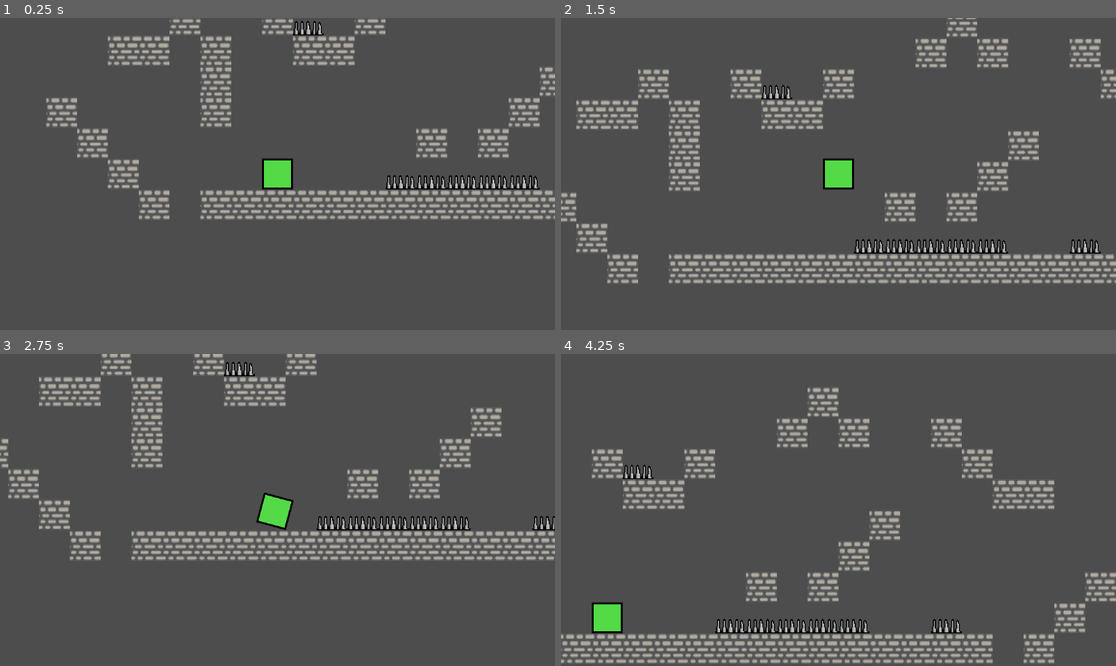
Above: before the commit, frames 1-4 (two rows, left to right).
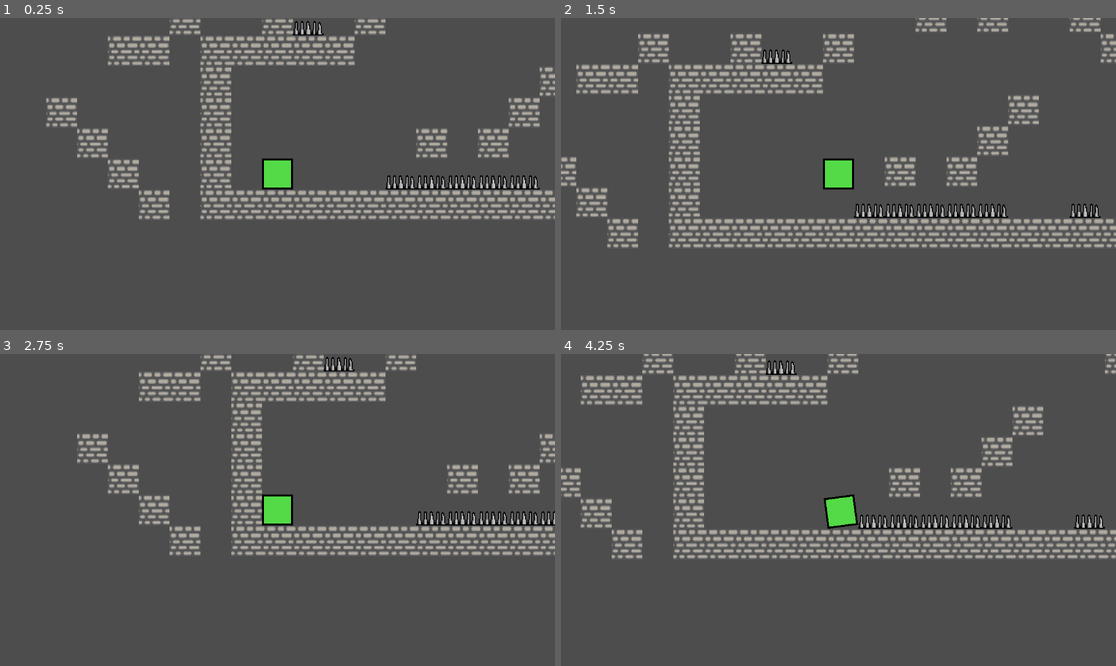
Above: after the commit, the same moments.

Repository: TamasKiss2003/Block-Aid
Game: Godot game, scene res://scenes/game.tscn
The game is run twice, just before and just after one commit, with the same random seed, the same clock (stepped at 60 frames per second) and the same inputs.
Inputs:
- Up to frame 1 (0.25 s): no input
- Up to frame 2 (1.5 s): tap Enter at 0.5 s; hold Right (ui_right) from 0.53 s (still down); tap Up (ui_up) at 0.6, 0.77, 1.07, 1.35 s
- Up to frame 3 (2.75 s): tap Up (ui_up) at 1.52, 1.82, 2.1 s; release Right (ui_right) at 2.03 s; hold Left (ui_left) from 2.03 s (still down)
- Up to frame 4 (4.25 s): release Left (ui_left) at 2.78 s; hold Right (ui_right) from 2.78 s (still down); tap Up (ui_up) at 2.85, 3.02, 3.32, 3.6, 3.77, 4.07 s

The runs differ from the first frame. In frame 1, 1.1% of the frame differs, in the area x 36-53%, y 5-55%; in frame 2, 21%; in frame 3, 16%; in frame 4, 21%, in the area x 0-100%, y 0-100%.

Commit message:
Add ceiling crawl without around the corner movement

Diff:
--- a/scenes/game.tscn
+++ b/scenes/game.tscn
@@ -33,14 +33,11 @@
 [node name="Player" parent="." unique_id=1356026791 instance=ExtResource("1_s6dok")]
 position = Vector2(-176, 16)
 has_jump = true
-has_dash = true
-has_double_jump = true
 has_double_dash = true
-has_wallclimb = true
 
 [node name="Walls" type="TileMapLayer" parent="." unique_id=1365014839]
 use_parent_material = true
-tile_map_data = PackedByteArray("AAD7/wEAAQAAAAAAAAD8/wEAAQA …(639 unchanged characters)… AAAAAAAAD4//3/AQAAAAAAAAD4//7/AQAAAAAAAAA=")
+tile_map_data = PackedByteArray("AAD7/wEAAQAAAAAAAAD8/wEAAQA …(639 unchanged characters)… AAAAAAAAD4//3/AQAAAAAAAAD4//7/AQAAAAAAAAD4////AQAAAAAAAAD4/wAAAQAAAAAAAAD5//z/AQAAAAAAAAD6//z/AQAAAAAAAAA=")
 tile_set = SubResource("TileSet_5fb3c")
 
 [node name="Camera2D" type="Camera2D" parent="." unique_id=506408532]
--- a/scripts/player.gd
+++ b/scripts/player.gd
@@ -18,10 +18,11 @@
 # Default abilities
 @export var has_jump := false
 @export var has_dash := false
+# Acquired abilities
+@export var has_wallclimb := false
+@export var has_ceiling_crawl := false
 @export var has_double_jump := false
 @export var has_double_dash := false
-# Acquired abilities
-@export var has_wallclimb := false
 
 var _max_dash_count: int:
 	get:
@@ -32,6 +33,7 @@
 var _dash_target_x := 0.0
 var _dash_count := 0
 var _is_wall_stuck := false
+var _is_ceiling_stuck := false
 var _wall_stick_dir := 0
 var _wall_stick_aligning := false
 var _wall_tween: Tween = null
@@ -45,8 +47,8 @@
 	if _is_dashing:
 		_handle_dash()
 		return
-	if _is_wall_stuck:
-		_handle_wall_stick()
+	if _is_wall_stuck or _is_ceiling_stuck:
+		_handle_stick()
 		return
 
 	_handle_gravity(delta)
@@ -103,50 +105,82 @@
 	if not _is_wall_stuck:
 		return
 	if not test_move(global_transform, Vector2(_wall_stick_dir * 1.0, 0.0)):
-		_release_wall_stick()
+		_release_stick()
 		return
 	if not has_wallclimb:
 		_slide_down_wall()
 
-
-func _release_wall_stick() -> void:
-	_is_wall_stuck = false
+# Wall climb handling
+
+
+func _handle_stick() -> void:
+	velocity = Vector2.ZERO
+
+	if _is_rolling:
+		return
+
+	if test_move(global_transform, Vector2.DOWN * BLOCK_SIZE / 2):
+		_release_stick()
+		return
+
+	var horiz_dir := int(Input.is_action_just_pressed("ui_right")) - int(Input.is_action_just_pressed("ui_left"))
+	var vert_dir := int(Input.is_action_just_pressed("ui_down")) - int(Input.is_action_just_pressed("ui_up"))
+
+	if _is_ceiling_stuck and _is_wall_stuck:
+		_handle_corner_input(horiz_dir, vert_dir)
+	elif _is_wall_stuck:
+		_handle_wall_input(horiz_dir, vert_dir)
+	elif _is_ceiling_stuck:
+		_handle_ceiling_input(horiz_dir, vert_dir)
+
+
+func _handle_corner_input(horiz_dir: int, vert_dir: int) -> void:
+	if horiz_dir == _wall_stick_dir:
+		_release_stick()
+		return
+
+	if vert_dir != 0:
+		var roll_success := _roll_wall(vert_dir, _get_vertical_roll_target(vert_dir))
+		if roll_success:
+			_is_ceiling_stuck = false
+		return
+
+	if horiz_dir != 0:
+		var roll_success := _roll_ceiling(horiz_dir, _get_horizontal_roll_target(horiz_dir))
+		if roll_success:
+			_is_wall_stuck = false
+
+
+func _handle_wall_input(horiz_dir: int, vert_dir: int) -> void:
+	if horiz_dir == -_wall_stick_dir:
+		_release_stick()
+		_start_dash(horiz_dir)
+
+	if _wall_stick_aligning:
+		return
+
+	if vert_dir != 0:
+		var target := _get_vertical_roll_target(vert_dir)
+		if not _roll_wall(vert_dir, target):
+			target.x += _wall_stick_dir * BLOCK_SIZE
+			_roll_climb(_wall_stick_dir, target)
+
+
+func _handle_ceiling_input(horiz_dir: int, vert_dir: int) -> void:
+	if vert_dir:
+		_release_stick()
+
+	if horiz_dir != 0:
+		_roll_ceiling(horiz_dir, _get_horizontal_roll_target(horiz_dir))
+
+
+func _release_stick(horizontal := true, vertical := true) -> void:
+	_is_wall_stuck = !horizontal
+	_is_ceiling_stuck = !vertical
 	_wall_stick_aligning = false
 	if _wall_tween:
 		_wall_tween.kill()
 		_wall_tween = null
-
-# Wall climb handling
-
-
-func _handle_wall_stick() -> void:
-	velocity = Vector2.ZERO
-
-	if test_move(global_transform, Vector2.DOWN):
-		_release_wall_stick()
-		return
-
-	var horiz := int(Input.is_action_just_pressed("ui_right")) - int(Input.is_action_just_pressed("ui_left"))
-	if horiz == _wall_stick_dir:
-		_release_wall_stick()
-	elif horiz == -_wall_stick_dir:
-		_release_wall_stick()
-		_start_dash(horiz)
-
-	if _wall_stick_aligning:
-		return
-
-	if _is_rolling:
-		return
-
-	var vert_dir := int(Input.is_action_just_pressed("ui_down")) - int(Input.is_action_just_pressed("ui_up"))
-	if vert_dir != 0:
-		var target := _get_vertical_roll_target(vert_dir)
-		var roll_success := _roll_wall(vert_dir, target)
-		if not roll_success:
-			target.x += _wall_stick_dir * BLOCK_SIZE
-			_roll_climb(_wall_stick_dir, target)
-		return
 
 
 func _get_vertical_roll_target(direction: int) -> Vector2:
@@ -172,17 +206,58 @@
 	var tween := _perform_roll(start_pivot, end_pivot, roll_angle)
 	tween.tween_callback(
 		func() -> void:
-			if not test_move(global_transform, Vector2(_wall_stick_dir, 0.0)):
-				_release_wall_stick()
+			var is_still_stuck := test_move(global_transform, Vector2(float(_wall_stick_dir) * BLOCK_SIZE / 2, 0.0))
+			if not is_still_stuck:
+				_release_stick()
+				return
+
+			var has_reached_ceiling := test_move(global_transform, Vector2.UP * BLOCK_SIZE / 2)
+			if has_reached_ceiling:
+				_is_ceiling_stuck = true
 	)
 	return true
 
 
 func _can_wall_roll(target: Vector2) -> bool:
 	var delta := target - global_position
-	if _is_rolling or _wall_stick_aligning or !has_wallclimb or \
+	if _is_rolling or _wall_stick_aligning or !has_wallclimb or !_is_wall_stuck or \
 	test_move(global_transform.translated(delta), Vector2.ZERO) or \
 	(not test_move(global_transform.translated(delta), Vector2(_wall_stick_dir * 1.0, 0.0)) and delta.y < 0):
+		return false
+
+	return true
+
+
+func _roll_ceiling(direction: int, target: Vector2) -> bool:
+	if !_can_ceiling_roll(target):
+		return false
+
+	var start_pivot = global_position + Vector2(direction * BLOCK_SIZE / 2.0, -BLOCK_SIZE / 2.0)
+	var end_pivot = Vector2(target.x - direction * BLOCK_SIZE / 2.0, target.y - BLOCK_SIZE / 2.0)
+	var roll_angle = direction * -PI / 2.0
+
+	if not _is_roll_arc_clear(start_pivot, end_pivot, roll_angle):
+		return false
+
+	_is_rolling = true
+	var tween := _perform_roll(start_pivot, end_pivot, roll_angle)
+	tween.tween_callback(
+		func() -> void:
+			var is_still_stuck := test_move(global_transform, Vector2.UP * BLOCK_SIZE / 2)
+			if not is_still_stuck:
+				_release_stick()
+				return
+			var has_reached_wall := test_move(global_transform, Vector2.RIGHT * direction * BLOCK_SIZE / 2)
+			if has_reached_wall:
+				_is_wall_stuck = true
+	)
+	return true
+
+
+func _can_ceiling_roll(target: Vector2):
+	var delta_to_target := target - global_position
+	if _is_rolling or !has_ceiling_crawl or !_is_ceiling_stuck or \
+	test_move(global_transform.translated(delta_to_target), Vector2.ZERO):
 		return false
 
 	return true
@@ -213,6 +288,9 @@
 
 
 func _handle_movement() -> void:
+	if is_on_ceiling() and _air_jump_used:
+		_stick_from_jump()
+
 	if Input.is_action_just_pressed("ui_up"):
 		_jump()
 
@@ -231,6 +309,13 @@
 			return
 		_start_dash(dir)
 
+func _stick_from_jump():
+	_is_ceiling_stuck = true
+	_air_jump_used = false
+	var potential_wall_stick_dir := int(test_move(global_transform, Vector2.RIGHT * BLOCK_SIZE / 2)) - int(test_move(global_transform, Vector2.LEFT * BLOCK_SIZE / 2))
+	if(potential_wall_stick_dir != 0):
+		_is_wall_stuck = true
+		_wall_stick_dir = potential_wall_stick_dir
 
 func _jump() -> void:
 	if !_can_jump():
